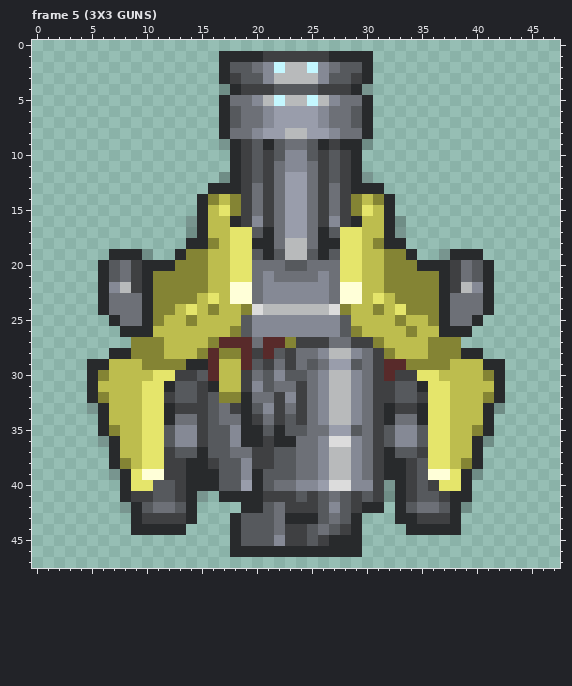
Two states of a pixel-art file, 3x3.aseprite. The picture above is the old version.
48x48 pixels, 7 frames. Colours within 5 levels of each other are drawn and written as one. Shown: frame 5 (3X3 GUNS). The commit also changed other frames, which this record leaves out.
New version:
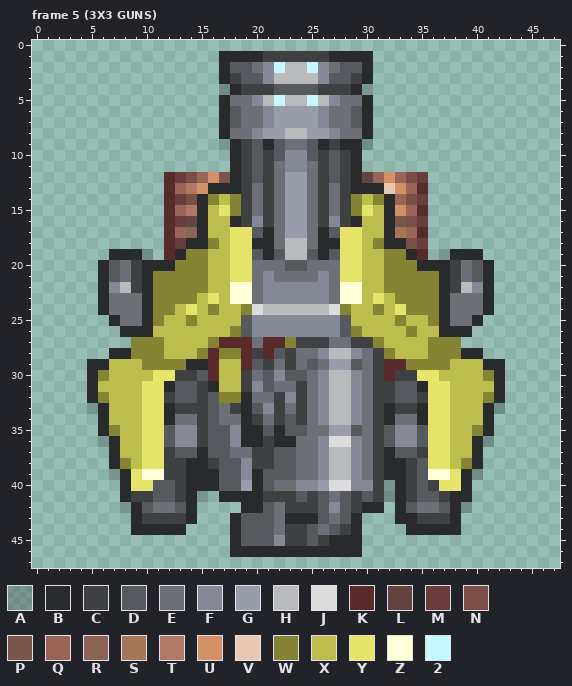
Palette (. is transparent): A #282a2c46  B #282a2c  C #3f4042  D #56595d  E #6d7077  F #858995  G #999dab  H #b8babb  J #dcdcdc  K #582a2a  L #634440  M #6a3c3c  N #7a4e47  P #79554c  Q #986558  R #8b6355  S #a47557  T #b07865  U #d39167  V #e9c8b3  W #848434  X #bdbd4e  Y #e5e56b  Z #ffffd8  2 #c4f7ff
The edit:
{"change": "layer \"Layer 2\" now shown"}
{"where": "frame 5 (3X3 GUNS), layer \"Layer 2\""}
{"frame":5,"y":12,"x":12,"old":".....A","new":"KMNQUP"}
{"frame":5,"y":12,"x":30,"old":"A.....","new":"LQUQNM"}
{"frame":5,"y":13,"x":12,"old":"....","new":"KQTU"}
{"frame":5,"y":13,"x":32,"old":"....","new":"VUQK"}
{"frame":5,"y":14,"x":12,"old":"...","new":"KMN"}
{"frame":5,"y":14,"x":33,"old":"...","new":"QNM"}
{"frame":5,"y":15,"x":12,"old":"...","new":"KQT"}
{"frame":5,"y":15,"x":33,"old":"...","new":"UQK"}
{"frame":5,"y":16,"x":12,"old":"..A","new":"KML"}
{"frame":5,"y":16,"x":33,"old":"A..","new":"PNM"}
{"frame":5,"y":17,"x":12,"old":"..A","new":"KQR"}
{"frame":5,"y":17,"x":33,"old":"A..","new":"SQK"}
{"frame":5,"y":18,"x":12,"old":"..","new":"KM"}
{"frame":5,"y":18,"x":34,"old":"..","new":"NM"}
{"frame":5,"y":19,"x":12,"old":".","new":"K"}
{"frame":5,"y":19,"x":35,"old":".","new":"K"}
{"label":"changed","picture_box":[164,172,230,260]}
{"label":"changed","picture_box":[362,172,428,260]}
